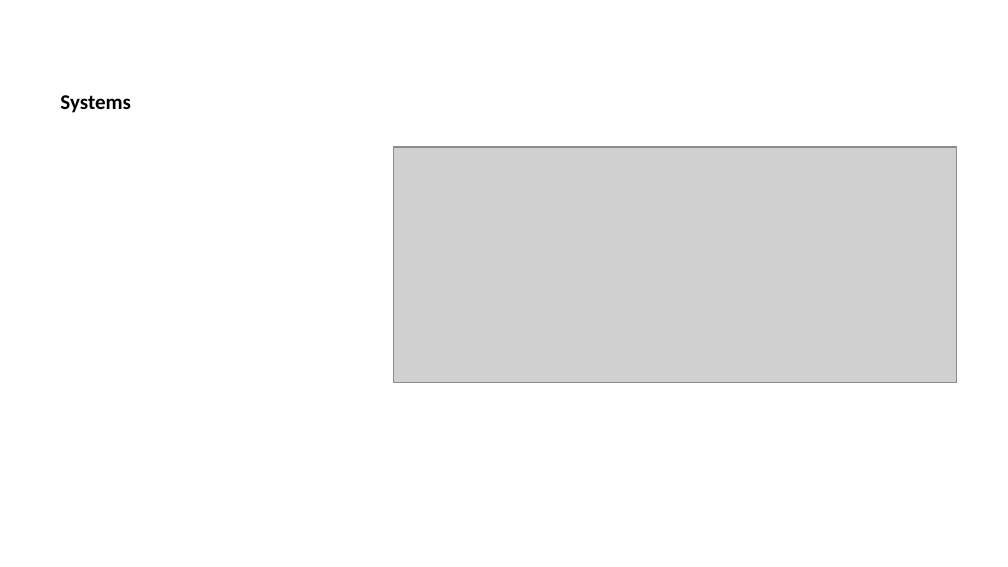
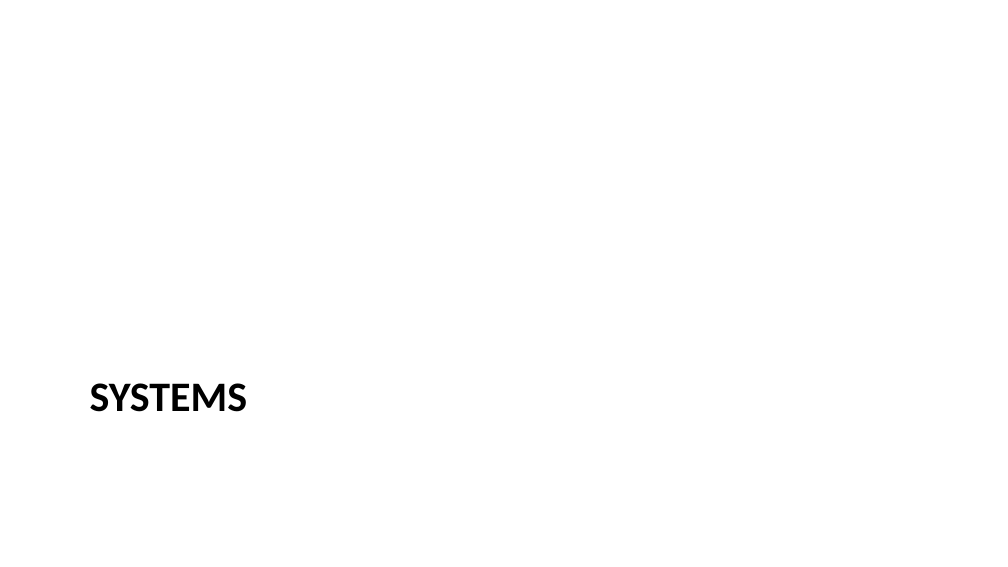
Before and after one commit to spakcjl/IntroductionToMedicalPhysics, a slide deck: slide 63 of presentation.pptx (slide 26 before the commit). Drawn at 1008x567 pixels with LibreOffice and Linux fonts; fonts in the diff are those of the drawing; grey boxes stand for pictures. Boxes give left, top, right and bottom in pixels: in the first picture for what was removed or moved away, otherwise in the second. Text is boxed around its words. In the diff, an @@ line names an element or a change of style, - is before the commit and + after.

```diff
--- a/presentation.pptx
+++ b/presentation.pptx
@@ picture removed at [393,147,956,382] @@
@@ title "SYSTEMS" at [90,383,247,412]: vertical alignment bottom to top @@
@@ title at [90,383,247,412]: text changed; size 15 to 30 pt @@
-Systems
+SYSTEMS
```
Also in this commit, not shown: 8 other slides changed, 61 slides added, 16 slides removed, 1 other file.
